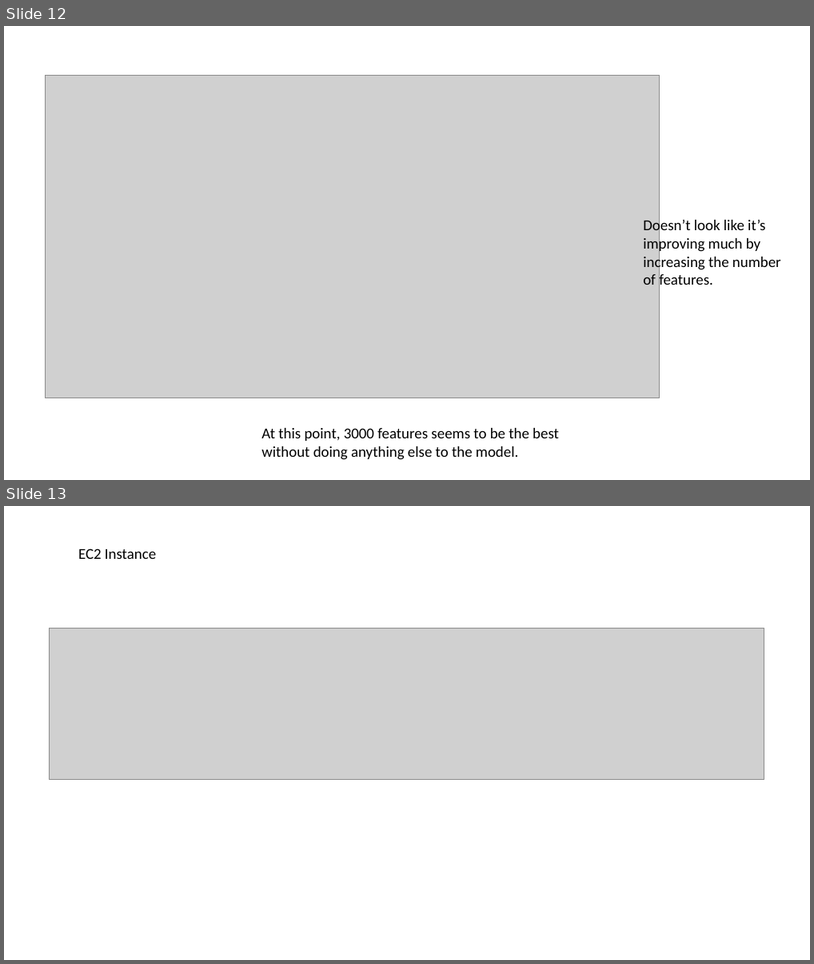
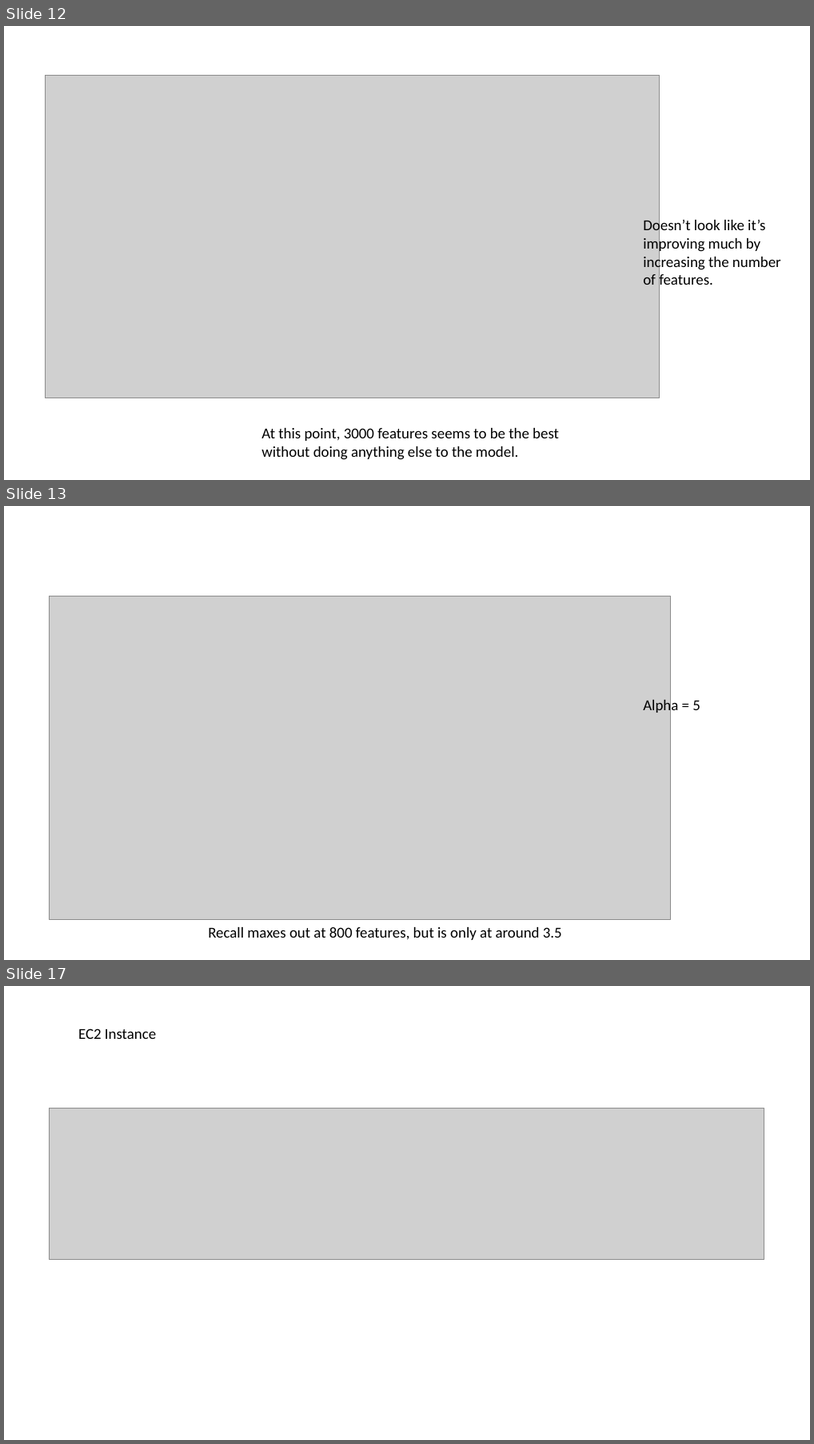
Before and after one commit to BruceZu/galvanize_capstone, a slide deck: Galvanize Capstone Process.pptx. Shown one above the other, each under a label of ours: slides 12 and 13 before the commit, slides 12, 13 and 17 after it; the slides between them are not shown. The pictures are 814x964 and 814x1444 pixels, drawn with LibreOffice and Linux fonts; fonts in the diff are those of the drawing; grey boxes stand for pictures. Boxes give left, top, right and bottom in pixels: in the first picture for what was removed or moved away, otherwise in the second. Text is boxed around its words. In the diff, an @@ line names an element or a change of style, - is before the commit and + after.

Commit message:
modeled with tfidf and multinomial nb, exploration with max_features and alpha

```diff
--- a/Galvanize Capstone Process.pptx
+++ b/Galvanize Capstone Process.pptx
@@ slide 13 added at (4,506,810,960), background #FFFFFF @@
@@ picture added at (50,596,670,919) @@
@@ text added at (643,698,701,715), 18 pt, text #000000 @@
+Alpha = 5
@@ text added at (208,927,562,940), 18 pt, text #000000 @@
+Recall maxes out at 800 features, but is only at around 3.5
@@ what was slide 13 is now slide 17 @@
```
Also in this commit, not shown: 3 other slides added, 2 other files.
